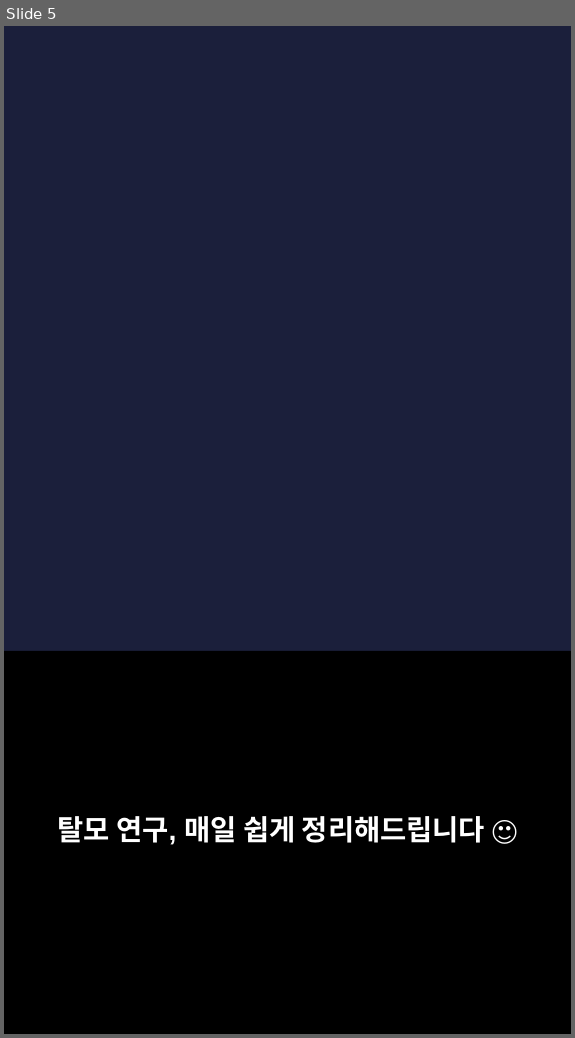
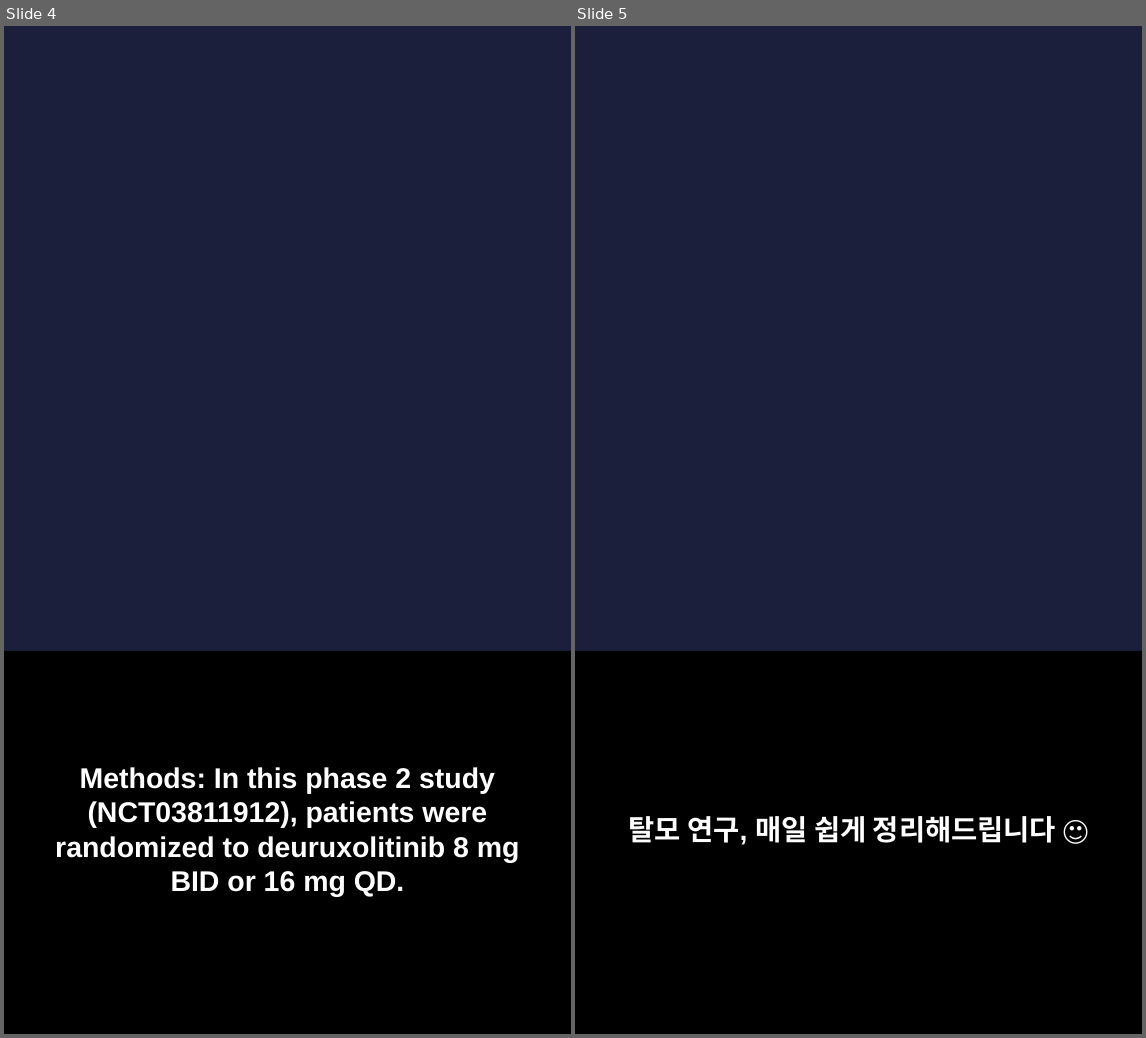
Before and after one commit to hyokang2010-BJ-ANTH/product-builder-test, a slide deck: data/2026-09-13/slides.pptx. Shown side by side, each under a label of ours: slide 5 before the commit, slides 4 and 5 after it. The pictures are 575x1038 and 1146x1038 pixels, drawn with LibreOffice and Linux fonts; fonts in the diff are those of the drawing; background and template pictures are left out. Boxes give left, top, right and bottom in pixels: in the first picture for what was removed or moved away, otherwise in the second. Text is boxed around its words. In the diff, an @@ line names an element or a change of style, - is before the commit and + after.

```diff
--- a/data/2026-09-13/slides.pptx
+++ b/data/2026-09-13/slides.pptx
@@ slide 4 added at <box>4,26,571,1034</box>, background picture (left out) @@
@@ rectangle added at <box>4,651,571,1033</box>, fill #000000 @@
@@ text added at <box>55,767,520,897</box>, 22 pt, text #FFFFFF, bold @@
+Methods: In this phase 2 study (NCT03811912), patients were randomized to deuruxolitinib 8 mg BID or 16 mg QD.
```
Also in this commit, not shown: 3 slides changed, 1 other slide added, 2 slides removed, 21 other files.
